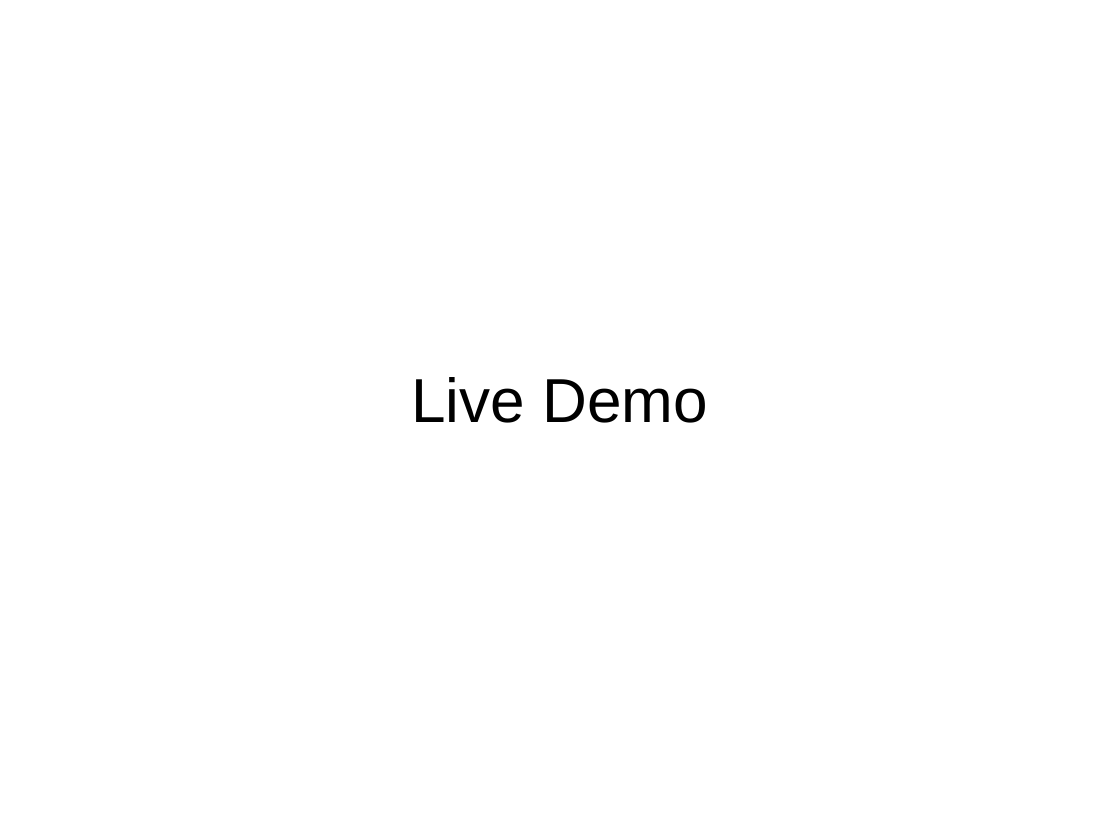
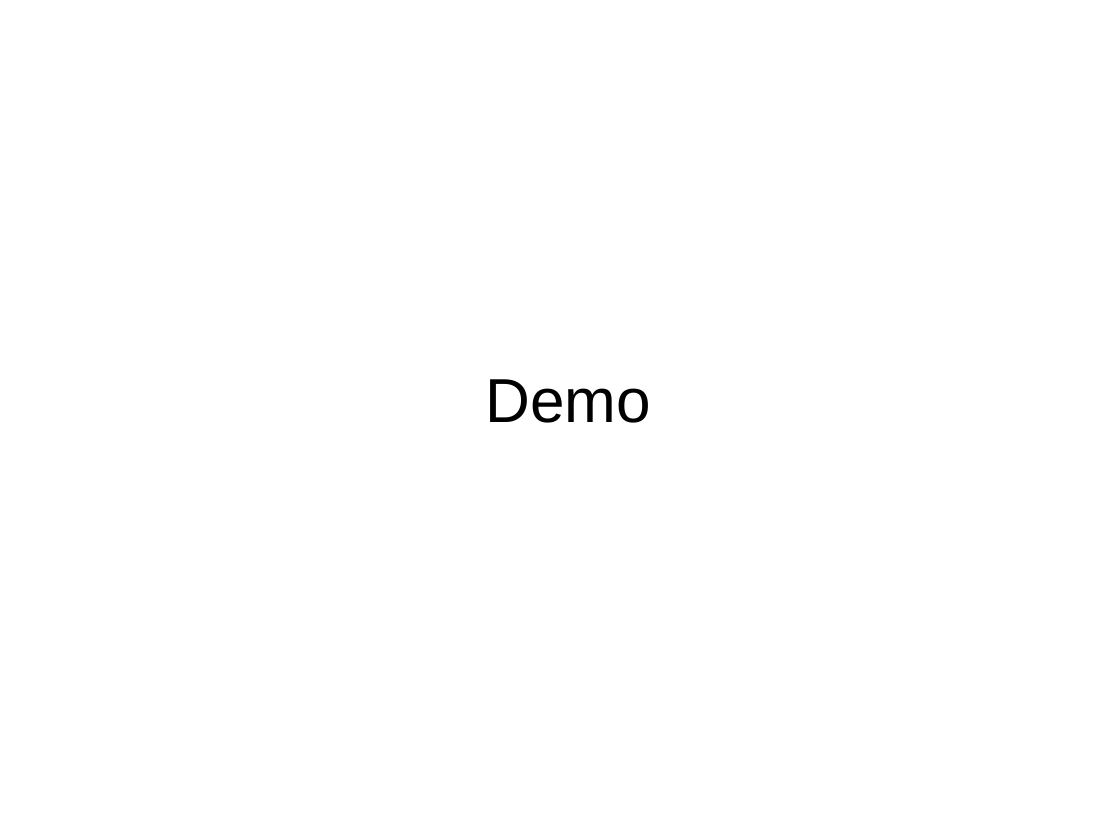
Before and after one commit to Gallefray/YRS-FOC-2014, a slide deck: slide 6 of Presentation.odp. Drawn at 1120x840 pixels with LibreOffice and Linux fonts; fonts in the diff are those of the drawing. Boxes give left, top, right and bottom in pixels: in the first picture for what was removed or moved away, otherwise in the second. Text is boxed around its words. In the diff, an @@ line names an element or a change of style, - is before the commit and + after.

```diff
--- a/Presentation.odp
+++ b/Presentation.odp
@@ title at (x1=486, y1=379, x2=652, y2=423): text changed @@
-Live Demo
+Demo
```
Also in this commit, not shown: 5 other slides changed, 2 other files.
